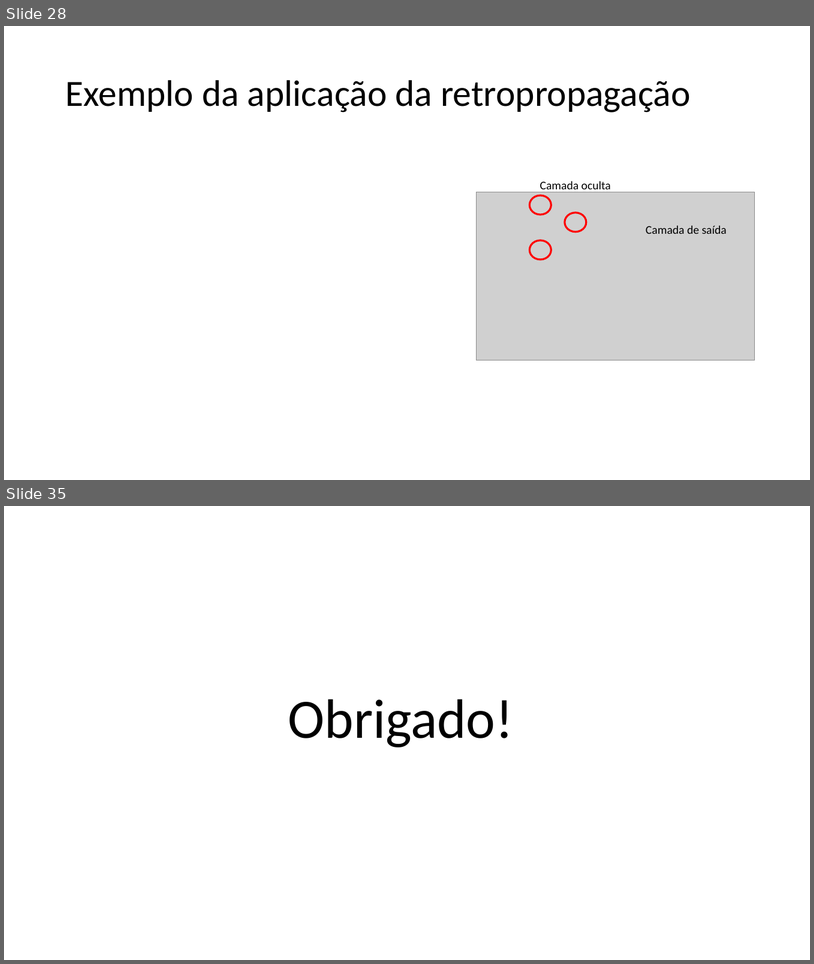
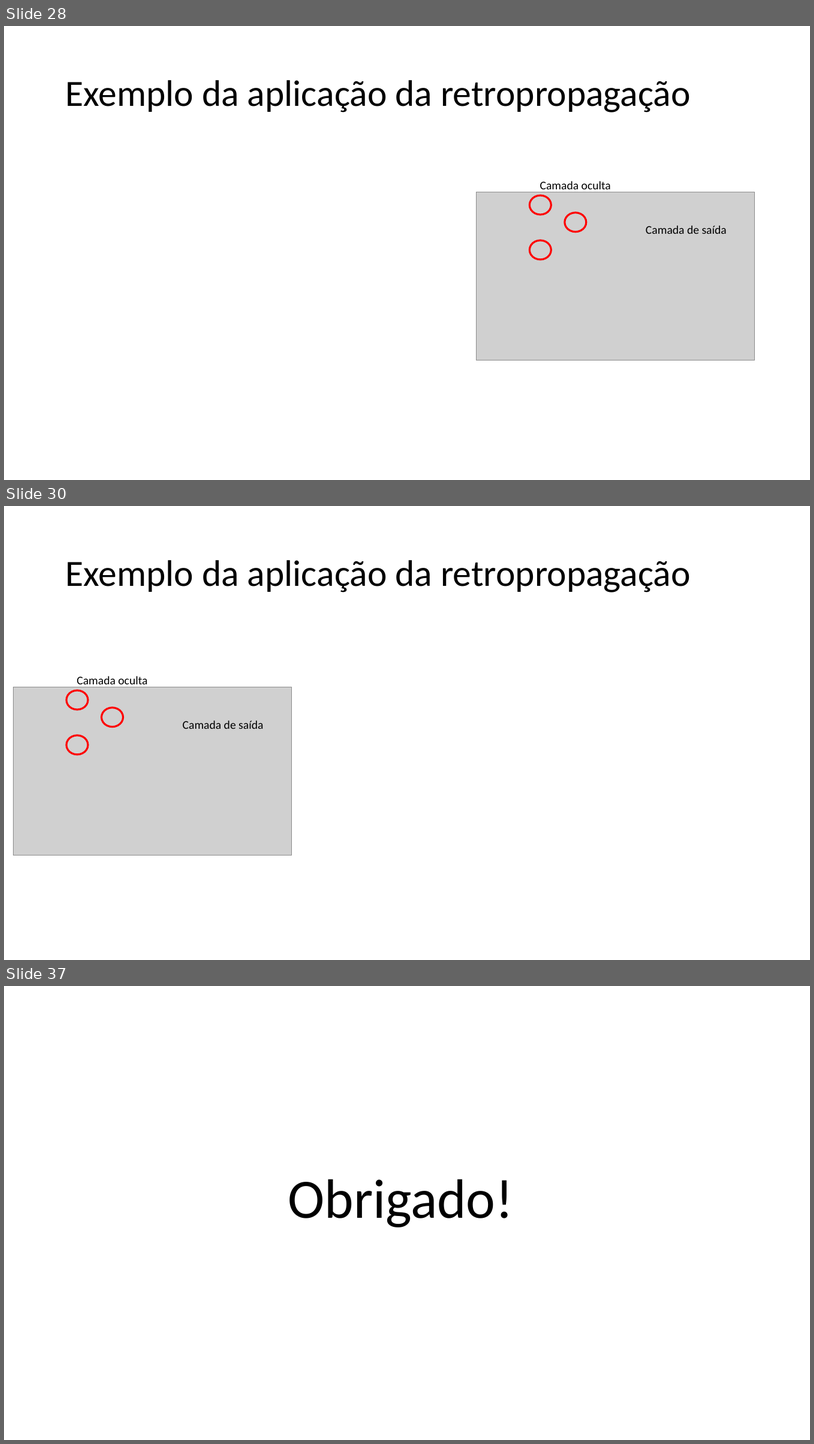
Before and after one commit to zz4fap/t320_aprendizado_de_maquina, a slide deck: slides/T320_Redes_Neurais_Artificiais (Parte III).pptx. Shown one above the other, each under a label of ours: slides 28 and 35 before the commit, slides 28, 30 and 37 after it; the slides between them are not shown. The pictures are 814x964 and 814x1444 pixels, drawn with LibreOffice and Linux fonts; fonts in the diff are those of the drawing; grey boxes stand for pictures. Boxes give left, top, right and bottom in pixels: in the first picture for what was removed or moved away, otherwise in the second. Text is boxed around its words. In the diff, an @@ line names an element or a change of style, - is before the commit and + after.

```diff
--- a/slides/T320_Redes_Neurais_Artificiais (Parte III).pptx
+++ b/slides/T320_Redes_Neurais_Artificiais (Parte III).pptx
@@ slide 30 added at (x1=4, y1=506, x2=810, y2=960), background #FFFFFF @@
@@ title added at (x1=65, y1=560, x2=691, y2=592), 44 pt, text #000000 @@
+Exemplo da aplicação da retropropagação
@@ group added at (x1=13, y1=676, x2=291, y2=855): 3 ellipses, 2 texts, 1 picture @@
+Camada oculta
+Camada de saída
@@ what was slide 35 is now slide 37 @@
```
Also in this commit, not shown: 6 slides changed, 1 other slide added.
